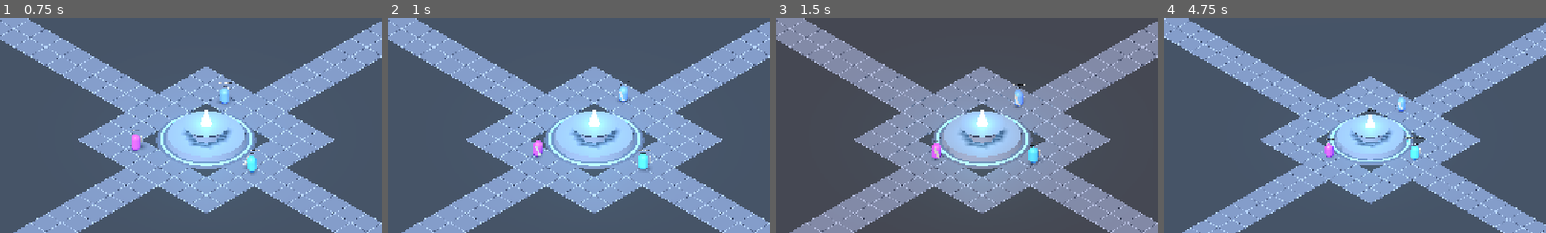
Above: before the commit, frames 1-4 (left to right).
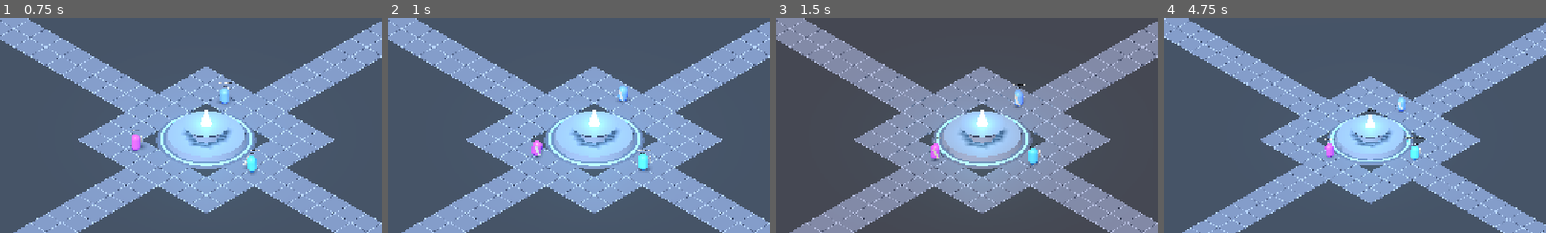
Above: after the commit, the same moments.

Repository: Zombie3012/infinity_gacha
Game: Godot game, scene res://scenes/base/isometric_base_3d.tscn
Two runs of this game, one before a commit and one after it. Both use one fixed random seed, a clock stepped at 60 frames per second and the inputs below.
Inputs (mouse positions are % of the whole screen's width and height, from its top left):
- Up to frame 1 (0.75 s): click "🔄 Làm Mới" at 0.5 s
- Up to frame 2 (1 s): no input
- Up to frame 3 (1.5 s): click "🌤️ Ngày" at 1.25 s
- Up to frame 4 (4.75 s): click "🌅 Hoàng Hôn" at 2 s; click "🌙 Đêm" at 2.75 s; click "🎥 Toàn Cảnh" at 3.5 s; tap Enter at 4.25 s; move the mouse to (72, 45) at 4.27 s; hold D from 4.28 s (still down); tap R at 4.35 s; click (72, 45) at 4.42 s
The pictures show only the part of the screen within x 23-73%, y 22-72%; the shares and areas given below are measured in that part.

Frame 1 is identical in both runs. In frame 2, 0.2% of the frame differs, in the area x 37-69%, y 29-72%; in frame 3, 0.2%, in the area x 40-70%, y 55-69%; in frame 4, less than 0.1%.

Commit message:
feat(warehouse): adopt UniversalItemCard and GearWarehouseModal in warehouse gear management (step 6)

Diff:
--- a/client-godot/scenes/base/isometric_base_3d.gd
+++ b/client-godot/scenes/base/isometric_base_3d.gd
@@ -18,6 +18,7 @@
 const UniversalItemCardScript := preload("res://scripts/ui/universal_item_card.gd")
 const FloorHeroModalScript := preload("res://scripts/ui/floor_hero_modal.gd")
 const HeroPickerModalScript := preload("res://scripts/ui/hero_picker_modal.gd")
+const GearWarehouseModalScript := preload("res://scripts/ui/gear_warehouse_modal.gd")
 
 const MAX_LOBBY_FLOORS := 2
 const FLOOR_HEIGHT := 5.2
@@ -1697,6 +1698,7 @@
 	await GameState.refresh_base_overview()
 	await GameState.refresh_inventory()
 	await GameState.refresh_crafting()
+	await GameState.refresh_equipment()
 	await GameState.refresh_heroes()
 	await GameState.refresh_party()
 	_refresh_hud()
@@ -2541,6 +2543,49 @@
 	)
 	$HUD.add_child(modal)
 
+func _get_all_equipment() -> Array:
+	if not GameState.equipment_list.is_empty():
+		return GameState.equipment_list
+	return GameState.crafting_overview.get("equipment", [])
+
+func _open_gear_warehouse_modal(hero_id: String = "") -> void:
+	var existing = $HUD.get_node_or_null("GearWarehouseModal")
+	if existing != null:
+		existing.queue_free()
+
+	var modal = GearWarehouseModalScript.new()
+	modal.name = "GearWarehouseModal"
+	var hid := hero_id if not hero_id.is_empty() else _selected_facility_hero_id
+	modal.setup(hid)
+	modal.item_equipped.connect(func(iid, iname, thid, thname):
+		await _equip_item_to_hero(iid, iname, thid, thname)
+		if is_instance_valid(modal):
+			modal.refresh_items()
+	)
+	modal.item_unequipped.connect(func(iid, iname):
+		await _unequip_item_from_hero(iid, iname)
+		if is_instance_valid(modal):
+			modal.refresh_items()
+	)
+	modal.quick_unequip_requested.connect(func(thid, thname):
+		await _quick_unequip_hero(thid, thname)
+		if is_instance_valid(modal):
+			modal.refresh_items()
+	)
+	$HUD.add_child(modal)
+
+func _quick_unequip_hero(hero_id: String, hero_name: String) -> void:
+	if hero_id.is_empty():
+		return
+	status_banner_label.text = "🔄 Đang tháo toàn bộ trang bị của [%s] về Kho..." % hero_name
+	var res := await ApiClient.post_req("/api/equipment/heroes/%s/quick-unequip" % hero_id, {})
+	if res["ok"] and res["data"] is Dictionary:
+		var count := int(res["data"].get("unequippedCount", 0))
+		status_banner_label.text = "📦 Đã tháo toàn bộ %d trang bị của [%s] về Nhà Kho!" % [count, hero_name]
+		await _sync_all_from_backend()
+	else:
+		status_banner_label.text = "ℹ️ Không có trang bị nào được tháo."
+
 func _re_render_inspector_if_open() -> void:
 	if not inspector_panel.visible or _inspector_context.is_empty():
 		return
@@ -3471,7 +3516,7 @@
 func _render_warehouse_facility(b_lvl: int) -> void:
 	var bonus_slots := clampi(b_lvl, 1, 3) * 100
 	_add_inspector_section_header("📦 NHÀ KHO (WAREHOUSE Lv.%d/3)" % b_lvl, Color(0.95, 0.85, 0.58))
-	var equips: Array = GameState.crafting_overview.get("equipment", [])
+	var equips: Array = _get_all_equipment()
 	_add_inspector_info(
 		"• Không cần Hero làm việc (0 Hero).\n" +
 		"• Mỗi level mở thêm +100 slot ô đồ: Hiện mở rộng +%d slot ô đồ (Lv.1: +100 | Lv.2: +200 | Lv.3: +300).\n" % bonus_slots +
@@ -3490,37 +3535,110 @@
 		if not h.is_empty():
 			_render_hero_selector_row("🛡️ Chọn Hero để Mặc / Tháo trang bị từ Kho:", UniversalHeroCardScript.ContextMode.EQUIPMENT)
 
-		if equips.is_empty():
-			_add_inspector_info("ℹ️ Kho Trang Bị hiện đang trống. Hãy rèn trang bị mới tại Xưởng Rèn (Forge)!", Color(0.8, 0.85, 0.92))
+		# 1. Full Modal trigger button
+		var open_wh_btn := Button.new()
+		open_wh_btn.size_flags_horizontal = Control.SIZE_EXPAND_FILL
+		open_wh_btn.custom_minimum_size = Vector2(0, 36)
+		open_wh_btn.text = "🔍 Mở Toàn Bộ Kho Trang Bị (%d Món)" % equips.size()
+		open_wh_btn.modulate = Color(0.95, 0.85, 0.45)
+		open_wh_btn.pressed.connect(func(): _open_gear_warehouse_modal(target_hid))
+		inspector_action_container.add_child(open_wh_btn)
+
+		# 2. Currently Equipped Items of Target Hero
+		var hero_equips: Array = []
 		for eq_item in equips:
-			if eq_item is Dictionary:
+			if eq_item is Dictionary and str(eq_item.get("equippedHeroId", "")) == target_hid and not target_hid.is_empty():
+				hero_equips.append(eq_item)
+
+		_add_inspector_section_header("🛡️ ĐỒ ĐANG MẶC CỦA %s (%d)" % [target_hname, hero_equips.size()], Color(0.55, 0.88, 1.0))
+		if hero_equips.is_empty():
+			_add_inspector_info("• %s hiện chưa mặc món trang bị nào." % target_hname, Color(0.75, 0.85, 0.95))
+		else:
+			var eq_grid := GridContainer.new()
+			eq_grid.columns = 2
+			eq_grid.add_theme_constant_override("h_separation", 6)
+			eq_grid.add_theme_constant_override("v_separation", 6)
+			eq_grid.size_flags_horizontal = Control.SIZE_EXPAND_FILL
+			for eq_item in hero_equips:
+				var item_box := VBoxContainer.new()
+				item_box.size_flags_horizontal = Control.SIZE_EXPAND_FILL
+				item_box.add_theme_constant_override("separation", 3)
+
+				var icard := UniversalItemCardScript.new()
+				icard.custom_minimum_size = Vector2(160, 185)
+				icard.setup(eq_item, UniversalItemCardScript.ContextMode.INVENTORY, false)
+				item_box.add_child(icard)
+
 				var eid := str(eq_item.get("id", ""))
 				var ename := str(eq_item.get("name", "Trang bị"))
-				var eslot := str(eq_item.get("slot", "EQ"))
-				var estar := int(eq_item.get("starLevel", 1))
-				var eenh := int(eq_item.get("enhanceLevel", 0))
-				var eq_hid := str(eq_item.get("equippedHeroId", ""))
-				var eq_hname := str(eq_item.get("equippedHeroName", ""))
-				var atk := int(eq_item.get("atkBonus", 0))
-				var def_b := int(eq_item.get("defBonus", 0))
-				var hp_b := int(eq_item.get("hpBonus", 0))
-				_add_inspector_info(
-					"• [%s] %s (%d★ +%d) — +ATK %d | +DEF %d | +HP %d\n   Trạng thái: %s" % [
-						eslot, ename, estar, eenh, atk, def_b, hp_b,
-						("Đang mặc bởi " + eq_hname) if eq_hid != "" else "Đang lưu kho"
-					],
-					Color(0.84, 0.94, 1.0) if eq_hid == "" else Color(1.0, 0.88, 0.55)
-				)
-				if eq_hid != "":
-					_add_inspector_button(
-						"➖ Tháo %s (Khỏi %s về Kho)" % [ename, eq_hname],
-						func(): _unequip_item_from_hero(eid, ename)
-					)
-				elif target_hid != "":
-					_add_inspector_button(
-						"🛡️ Mặc %s Cho %s" % [ename, target_hname],
-						func(): _equip_item_to_hero(eid, ename, target_hid, target_hname)
-					)
+				var unbtn := Button.new()
+				unbtn.text = "➖ Tháo về Kho"
+				unbtn.size_flags_horizontal = Control.SIZE_EXPAND_FILL
+				unbtn.custom_minimum_size = Vector2(0, 26)
+				unbtn.modulate = Color(1.0, 0.65, 0.65)
+				unbtn.pressed.connect(func(): _unequip_item_from_hero(eid, ename))
+				item_box.add_child(unbtn)
+
+				eq_grid.add_child(item_box)
+			inspector_action_container.add_child(eq_grid)
+
+			var quick_un_btn := Button.new()
+			quick_un_btn.size_flags_horizontal = Control.SIZE_EXPAND_FILL
+			quick_un_btn.custom_minimum_size = Vector2(0, 30)
+			quick_un_btn.text = "🔄 Tháo Toàn Bộ Trang Bị Về Kho"
+			quick_un_btn.modulate = Color(1.0, 0.75, 0.65)
+			quick_un_btn.pressed.connect(func(): _quick_unequip_hero(target_hid, target_hname))
+			inspector_action_container.add_child(quick_un_btn)
+
+		# 3. Available Unassigned Items in Storage
+		var storage_equips: Array = []
+		for eq_item in equips:
+			if eq_item is Dictionary and str(eq_item.get("equippedHeroId", "")).is_empty():
+				storage_equips.append(eq_item)
+
+		_add_inspector_section_header("📦 ĐỒ TRONG KHO CHƯA TRANG BỊ (%d)" % storage_equips.size(), Color(0.95, 0.85, 0.55))
+		if storage_equips.is_empty():
+			_add_inspector_info("ℹ️ Kho đồ hiện không có trang bị nhàn rỗi. Hãy rèn thêm tại Xưởng Rèn (Forge)!", Color(0.8, 0.85, 0.92))
+		else:
+			var show_count := mini(storage_equips.size(), 4)
+			var st_grid := GridContainer.new()
+			st_grid.columns = 2
+			st_grid.add_theme_constant_override("h_separation", 6)
+			st_grid.add_theme_constant_override("v_separation", 6)
+			st_grid.size_flags_horizontal = Control.SIZE_EXPAND_FILL
+
+			for i in range(show_count):
+				var eq_item: Dictionary = storage_equips[i]
+				var item_box := VBoxContainer.new()
+				item_box.size_flags_horizontal = Control.SIZE_EXPAND_FILL
+				item_box.add_theme_constant_override("separation", 3)
+
+				var icard := UniversalItemCardScript.new()
+				icard.custom_minimum_size = Vector2(160, 185)
+				icard.setup(eq_item, UniversalItemCardScript.ContextMode.INVENTORY, false)
+				item_box.add_child(icard)
+
+				var eid := str(eq_item.get("id", ""))
+				var ename := str(eq_item.get("name", "Trang bị"))
+				if not target_hid.is_empty():
+					var eqbtn := Button.new()
+					eqbtn.text = "🛡️ Mặc vào %s" % target_hname
+					eqbtn.size_flags_horizontal = Control.SIZE_EXPAND_FILL
+					eqbtn.custom_minimum_size = Vector2(0, 26)
+					eqbtn.modulate = Color(0.55, 0.95, 0.75)
+					eqbtn.pressed.connect(func(): _equip_item_to_hero(eid, ename, target_hid, target_hname))
+					item_box.add_child(eqbtn)
+
+				st_grid.add_child(item_box)
+			inspector_action_container.add_child(st_grid)
+
+			if storage_equips.size() > 4:
+				var more_btn := Button.new()
+				more_btn.size_flags_horizontal = Control.SIZE_EXPAND_FILL
+				more_btn.custom_minimum_size = Vector2(0, 30)
+				more_btn.text = "➕ Xem & Chọn %d món đồ khác trong Kho..." % (storage_equips.size() - 4)
+				more_btn.pressed.connect(func(): _open_gear_warehouse_modal(target_hid))
+				inspector_action_container.add_child(more_btn)
 
 	elif tab_idx == 1:
 		var exp_books := int(GameState.materials.get("SAMPLE_HERO_EXP_100", 0))
--- a/client-godot/scripts/ui/card_grid_browser.gd
+++ b/client-godot/scripts/ui/card_grid_browser.gd
@@ -401,11 +401,18 @@
 
 	# General item/gear filters
 	if "vũ khí" in pill_text or "weapon" in pill_text:
-		return str(it.get("slot", "")).to_upper() == "WEAPON"
+		var slot: String = str(it.get("slot", it.get("itemType", ""))).to_upper()
+		return slot in ["WEAPON", "MAIN_HAND", "OFF_HAND", "SWORD", "BOW", "STAFF", "DAGGER"]
 	elif "giáp" in pill_text or "armor" in pill_text:
-		return str(it.get("slot", "")).to_upper() in ["ARMOR", "HELMET", "BOOTS"]
+		var slot: String = str(it.get("slot", it.get("itemType", ""))).to_upper()
+		return slot in ["ARMOR", "HELMET", "CHEST", "PANTS", "BOOTS", "BELT", "SHIELD"]
 	elif "trang sức" in pill_text or "jewelry" in pill_text:
-		return str(it.get("slot", "")).to_upper() in ["RING", "AMULET"]
+		var slot: String = str(it.get("slot", it.get("itemType", ""))).to_upper()
+		return slot in ["RING", "AMULET", "NECKLACE", "EARRING"]
+	elif "chưa trang bị" in pill_text or "lưu kho" in pill_text or "chưa mặc" in pill_text:
+		return str(it.get("equippedHeroId", "")).is_empty()
+	elif "đang mặc" in pill_text or "đã mặc" in pill_text or "trên hero" in pill_text:
+		return not str(it.get("equippedHeroId", "")).is_empty()
 
 	return true
 
--- /dev/null
+++ b/client-godot/scripts/ui/gear_warehouse_modal.gd
@@ -0,0 +1,335 @@
+class_name GearWarehouseModal
+extends Control
+
+## Universal Gear Warehouse Modal for Godot 4 Client
+## Full-screen modal utilizing CardGridBrowser and UniversalItemCard
+## for browsing warehouse equipment, equipping, and unequipping gear for Heroes.
+
+signal item_equipped(item_id: String, item_name: String, hero_id: String, hero_name: String)
+signal item_unequipped(item_id: String, item_name: String)
+signal quick_unequip_requested(hero_id: String, hero_name: String)
+signal closed
+
+const CardGridBrowserScript = preload("res://scripts/ui/card_grid_browser.gd")
+const UniversalItemCardScript = preload("res://scripts/ui/universal_item_card.gd")
+const UniversalHeroCardScript = preload("res://scripts/ui/universal_hero_card.gd")
+const HeroPickerModalScript = preload("res://scripts/ui/hero_picker_modal.gd")
+
+var target_hero_id: String = ""
+var target_hero_name: String = "Hero"
+var selected_item_data: Dictionary = {}
+
+var browser
+var title_label: Label
+var hero_badge_label: Label
+var item_detail_label: Label
+var equip_action_btn: Button
+var unequip_action_btn: Button
+
+func _init() -> void:
+	set_anchors_preset(Control.PRESET_FULL_RECT)
+	mouse_filter = Control.MOUSE_FILTER_STOP
+
+func _ready() -> void:
+	_build_ui()
+	_populate_browser()
+
+func setup(hero_id: String = "") -> void:
+	target_hero_id = hero_id
+	if target_hero_id.is_empty() and not GameState.heroes.is_empty():
+		var first: Dictionary = GameState.heroes[0]
+		target_hero_id = str(first.get("id", ""))
+		target_hero_name = str(first.get("name", "Hero"))
+	else:
+		var found := GameState.get_hero_by_id(target_hero_id)
+		if not found.is_empty():
+			target_hero_name = str(found.get("name", "Hero"))
+
+	if is_inside_tree():
+		_update_hero_header()
+		_populate_browser()
+
+func _build_ui() -> void:
+	for c in get_children():
+		c.queue_free()
+
+	# 1. Dark Backdrop
+	var backdrop := ColorRect.new()
+	backdrop.set_anchors_preset(Control.PRESET_FULL_RECT)
+	backdrop.color = Color(0.02, 0.04, 0.07, 0.86)
+	backdrop.mouse_filter = Control.MOUSE_FILTER_STOP
+	add_child(backdrop)
+
+	# 2. Main Window
+	var center := CenterContainer.new()
+	center.set_anchors_preset(Control.PRESET_FULL_RECT)
+	center.mouse_filter = Control.MOUSE_FILTER_IGNORE
+	add_child(center)
+
+	var panel := PanelContainer.new()
+	panel.custom_minimum_size = Vector2(920, 700)
+	panel.mouse_filter = Control.MOUSE_FILTER_STOP
+
+	var p_style := StyleBoxFlat.new()
+	p_style.bg_color = Color(0.07, 0.09, 0.14, 0.98)
+	p_style.border_width_left = 2
+	p_style.border_width_top = 2
+	p_style.border_width_right = 2
+	p_style.border_width_bottom = 2
+	p_style.border_color = Color(0.95, 0.85, 0.45, 0.85) # Gold / Bronze
+	p_style.corner_radius_top_left = 12
+	p_style.corner_radius_top_right = 12
+	p_style.corner_radius_bottom_left = 12
+	p_style.corner_radius_bottom_right = 12
+	p_style.shadow_size = 14
+	p_style.shadow_color = Color(0, 0, 0, 0.65)
+	panel.add_theme_stylebox_override("panel", p_style)
+	center.add_child(panel)
+
+	var margin := MarginContainer.new()
+	margin.add_theme_constant_override("margin_left", 18)
+	margin.add_theme_constant_override("margin_top", 16)
+	margin.add_theme_constant_override("margin_right", 18)
+	margin.add_theme_constant_override("margin_bottom", 16)
+	panel.add_child(margin)
+
+	var root_vbox := VBoxContainer.new()
+	root_vbox.add_theme_constant_override("separation", 10)
+	margin.add_child(root_vbox)
+
+	# 3. Header Row: Title & Close
+	var header_row := HBoxContainer.new()
+	header_row.alignment = BoxContainer.ALIGNMENT_CENTER
+	root_vbox.add_child(header_row)
+
+	var title_box := VBoxContainer.new()
+	title_box.size_flags_horizontal = Control.SIZE_EXPAND_FILL
+	title_box.add_theme_constant_override("separation", 2)
+	header_row.add_child(title_box)
+
+	title_label = Label.new()
+	title_label.text = "📦 KHO TRANG BỊ & THÁNH DI VẬT (WAREHOUSE)"
+	title_label.add_theme_font_size_override("font_size", 18)
+	title_label.add_theme_color_override("font_color", Color(1.0, 0.88, 0.38))
+	title_box.add_child(title_label)
+
+	var subtitle_lbl := Label.new()
+	subtitle_lbl.text = "Quản lý kho đồ, so sánh chỉ số và Tháo / Mặc trang bị trực quan"
+	subtitle_lbl.add_theme_font_size_override("font_size", 12)
+	subtitle_lbl.add_theme_color_override("font_color", Color(0.75, 0.88, 1.0))
+	title_box.add_child(subtitle_lbl)
+
+	var close_btn := Button.new()
+	close_btn.text = " ✖ "
+	close_btn.custom_minimum_size = Vector2(36, 32)
+	close_btn.pressed.connect(close_modal)
+	header_row.add_child(close_btn)
+
+	# 4. Target Hero Banner & Quick Actions
+	var hero_row := HBoxContainer.new()
+	hero_row.add_theme_constant_override("separation", 8)
+	root_vbox.add_child(hero_row)
+
+	hero_badge_label = Label.new()
+	hero_badge_label.size_flags_horizontal = Control.SIZE_EXPAND_FILL
+	hero_badge_label.add_theme_font_size_override("font_size", 13)
+	hero_row.add_child(hero_badge_label)
+
+	var switch_hero_btn := Button.new()
+	switch_hero_btn.text = "👥 Đổi Hero Khác"
+	switch_hero_btn.custom_minimum_size = Vector2(0, 30)
+	switch_hero_btn.pressed.connect(_on_switch_hero_pressed)
+	hero_row.add_child(switch_hero_btn)
+
+	var quick_unequip_btn := Button.new()
+	quick_unequip_btn.text = "🔄 Tháo Toàn Bộ Về Kho"
+	quick_unequip_btn.custom_minimum_size = Vector2(0, 30)
+	quick_unequip_btn.modulate = Color(1.0, 0.75, 0.65)
+	quick_unequip_btn.pressed.connect(func():
+		if not target_hero_id.is_empty():
+			quick_unequip_requested.emit(target_hero_id, target_hero_name)
+	)
+	hero_row.add_child(quick_unequip_btn)
+
+	_update_hero_header()
+
+	# 5. CardGridBrowser Component
+	browser = CardGridBrowserScript.new()
+	browser.browser_type = CardGridBrowserScript.BrowserType.ITEM
+	browser.item_context_mode = UniversalItemCardScript.ContextMode.INVENTORY
+	browser.grid_columns = 4
+	browser.card_selectable = false
+	browser.multi_select_enabled = false
+	root_vbox.add_child(browser)
+
+	var filter_pills: Array = ["Tất cả", "Chưa trang bị", "Vũ khí", "Giáp", "Trang sức", "Đang mặc"]
+	browser.configure_header("Danh sách Trang bị trong Kho", filter_pills)
+	browser.item_selected.connect(_on_item_clicked)
+
+	# 6. Selected Item Inspection & Action Bar
+	var action_panel := PanelContainer.new()
+	var ap_style := StyleBoxFlat.new()
+	ap_style.bg_color = Color(0.10, 0.13, 0.18, 0.95)
+	ap_style.border_width_left = 1
+	ap_style.border_width_top = 1
+	ap_style.border_width_right = 1
+	ap_style.border_width_bottom = 1
+	ap_style.border_color = Color(0.25, 0.35, 0.45, 0.7)
+	ap_style.corner_radius_top_left = 6
+	ap_style.corner_radius_top_right = 6
+	ap_style.corner_radius_bottom_left = 6
+	ap_style.corner_radius_bottom_right = 6
+	action_panel.add_theme_stylebox_override("panel", ap_style)
+	root_vbox.add_child(action_panel)
+
+	var ap_margin := MarginContainer.new()
+	ap_margin.add_theme_constant_override("margin_left", 12)
+	ap_margin.add_theme_constant_override("margin_top", 8)
+	ap_margin.add_theme_constant_override("margin_right", 12)
+	ap_margin.add_theme_constant_override("margin_bottom", 8)
+	action_panel.add_child(ap_margin)
+
+	var ap_row := HBoxContainer.new()
+	ap_row.add_theme_constant_override("separation", 10)
+	ap_margin.add_child(ap_row)
+
+	item_detail_label = Label.new()
+	item_detail_label.text = "👈 Bấm vào một món trang bị trong kho để xem chi tiết & thao tác Mặc / Tháo."
+	item_detail_label.size_flags_horizontal = Control.SIZE_EXPAND_FILL
+	item_detail_label.add_theme_font_size_override("font_size", 12)
+	item_detail_label.add_theme_color_override("font_color", Color(0.85, 0.90, 0.96))
+	ap_row.add_child(item_detail_label)
+
+	equip_action_btn = Button.new()
+	equip_action_btn.text = "🛡️ Mặc Cho Hero"
+	equip_action_btn.custom_minimum_size = Vector2(160, 34)
+	equip_action_btn.visible = false
+	equip_action_btn.modulate = Color(0.45, 0.95, 0.65)
+	equip_action_btn.pressed.connect(_on_equip_action_pressed)
+	ap_row.add_child(equip_action_btn)
+
+	unequip_action_btn = Button.new()
+	unequip_action_btn.text = "➖ Tháo Về Kho"
+	unequip_action_btn.custom_minimum_size = Vector2(160, 34)
+	unequip_action_btn.visible = false
+	unequip_action_btn.modulate = Color(1.0, 0.65, 0.65)
+	unequip_action_btn.pressed.connect(_on_unequip_action_pressed)
+	ap_row.add_child(unequip_action_btn)
+
+func _update_hero_header() -> void:
+	if hero_badge_label == null:
+		return
+	if target_hero_id.is_empty():
+		hero_badge_label.text = "🎯 Đang thao tác: Chưa chọn Hero"
+	else:
+		hero_badge_label.text = "🎯 Hero đang chọn mặc đồ: 【%s】" % target_hero_name
+		hero_badge_label.add_theme_color_override("font_color", Color(0.55, 0.95, 0.75))
+
+func _populate_browser() -> void:
+	if browser == null:
+		return
+	var items: Array = []
+	if not GameState.equipment_list.is_empty():
+		items = GameState.equipment_list
+	else:
+		items = GameState.crafting_overview.get("equipment", [])
+
+	browser.set_items(items, false)
+
+func _on_item_clicked(item: Dictionary) -> void:
+	selected_item_data = item
+	var iname := str(item.get("name", item.get("targetName", "Trang bị")))
+	var estar := int(item.get("starLevel", item.get("rarity", 1)))
+	var eenh := int(item.get("enhanceLevel", 0))
+	var eslot := str(item.get("slot", item.get("itemType", "EQ"))).to_upper()
+	var eq_hid := str(item.get("equippedHeroId", ""))
+	var eq_hname := str(item.get("equippedHeroName", ""))
+
+	var atk := int(item.get("atkBonus", item.get("attack", 0)))
+	var def_b := int(item.get("defBonus", item.get("defense", 0)))
+	var hp_b := int(item.get("hpBonus", item.get("maxHp", 0)))
+
+	var stat_desc: PackedStringArray = []
+	if atk > 0: stat_desc.append("+ATK %d" % atk)
+	if def_b > 0: stat_desc.append("+DEF %d" % def_b)
+	if hp_b > 0: stat_desc.append("+HP %d" % hp_b)
+
+	var stat_str: String = ", ".join(stat_desc) if not stat_desc.is_empty() else "Không có chỉ số cộng thêm"
+	var enh_str: String = " (+%d)" % eenh if eenh > 0 else ""
+
+	var status_text := ""
+	if eq_hid != "":
+		status_text = " • 👤 Đang mặc bởi: %s" % eq_hname
+	else:
+		status_text = " • 📦 Trạng thái: Trong Kho đồ"
+
+	item_detail_label.text = "[%s] %s %d★%s — %s%s" % [eslot, iname, estar, enh_str, stat_str, status_text]
+
+	if eq_hid != "":
+		equip_action_btn.visible = false
+		unequip_action_btn.visible = true
+		unequip_action_btn.text = "➖ Tháo Khỏi %s" % eq_hname
+	else:
+		unequip_action_btn.visible = false
+		if not target_hero_id.is_empty():
+			equip_action_btn.visible = true
+			equip_action_btn.text = "🛡️ Mặc Cho %s" % target_hero_name
+		else:
+			equip_action_btn.visible = false
+
+func _on_equip_action_pressed() -> void:
+	if selected_item_data.is_empty() or target_hero_id.is_empty():
+		return
+	var item_id := str(selected_item_data.get("id", ""))
+	var item_name := str(selected_item_data.get("name", "Trang bị"))
+	item_equipped.emit(item_id, item_name, target_hero_id, target_hero_name)
+
+func _on_unequip_action_pressed() -> void:
+	if selected_item_data.is_empty():
+		return
+	var item_id := str(selected_item_data.get("id", ""))
+	var item_name := str(selected_item_data.get("name", "Trang bị"))
+	item_unequipped.emit(item_id, item_name)
+
+func _on_switch_hero_pressed() -> void:
+	var existing = get_tree().root.get_node_or_null("HeroPickerModal")
+	if existing != null:
+		existing.queue_free()
+
+	var modal = HeroPickerModalScript.new()
+	modal.name = "HeroPickerModal"
+	modal.configure(
+		"Chọn Hero Mặc / Tháo Trang Bị",
+		false,
+		1,
+		UniversalHeroCardScript.ContextMode.EQUIPMENT,
+		[],
+		[],
+		["Tất cả", "Trong Đội PvE", "Chưa xếp"],
+		"Chọn Hero để duyệt kho và trang bị vật phẩm phù hợp"
+	)
+	modal.hero_picked.connect(func(picked_hero: Dictionary):
+		setup(str(picked_hero.get("id", "")))
+	)
+	get_parent().add_child(modal)
+
+func refresh_items() -> void:
+	_populate_browser()
+	if not selected_item_data.is_empty():
+		var found_item: Dictionary = {}
+		var iid := str(selected_item_data.get("id", ""))
+		var cur_list: Array = GameState.equipment_list if not GameState.equipment_list.is_empty() else GameState.crafting_overview.get("equipment", [])
+		for it in cur_list:
+			if str(it.get("id", "")) == iid:
+				found_item = it
+				break
+		if not found_item.is_empty():
+			_on_item_clicked(found_item)
+		else:
+			equip_action_btn.visible = false
+			unequip_action_btn.visible = false
+			item_detail_label.text = "👈 Bấm vào một món trang bị trong kho để xem chi tiết & thao tác Mặc / Tháo."
+
+func close_modal() -> void:
+	closed.emit()
+	queue_free()
--- a/client-godot/scripts/ui/universal_hero_card.gd
+++ b/client-godot/scripts/ui/universal_hero_card.gd
@@ -369,6 +369,17 @@
 			add_badge("⚡ AGI %d" % agi_v, Color(0.35, 0.75, 0.92, 0.85))
 			add_badge("🔮 INT %d" % int_v, Color(0.68, 0.42, 0.95, 0.85))
 			add_badge("🛡️ STA %d" % sta_v, Color(0.42, 0.85, 0.55, 0.85))
+
+		ContextMode.EQUIPMENT:
+			_status_bar.visible = false
+			var cp: int = int(hero_data.get("combatPower", 0))
+			if cp > 0:
+				_status_bar_label.text = "🔥 LC: %s" % _format_number(cp)
+				_status_bar_label.add_theme_color_override("font_color", Color(1.0, 0.65, 0.25))
+			else:
+				_status_bar_vbox.visible = false
+			var eq_list: Array = hero_data.get("equippedGear", hero_data.get("equipment", []))
+			add_badge("🛡️ Trang bị (%d)" % eq_list.size(), Color(0.22, 0.55, 0.85, 0.9))
 
 		ContextMode.DEFAULT, _:
 			var mhp: int = int(hero_data.get("maxHp", 100))
